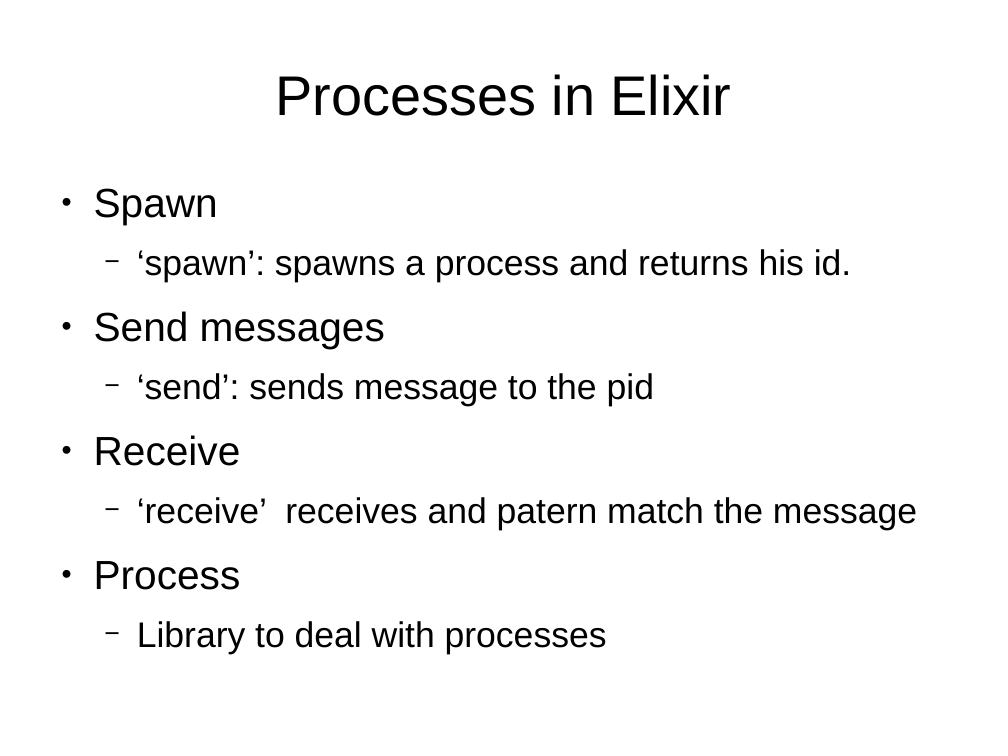
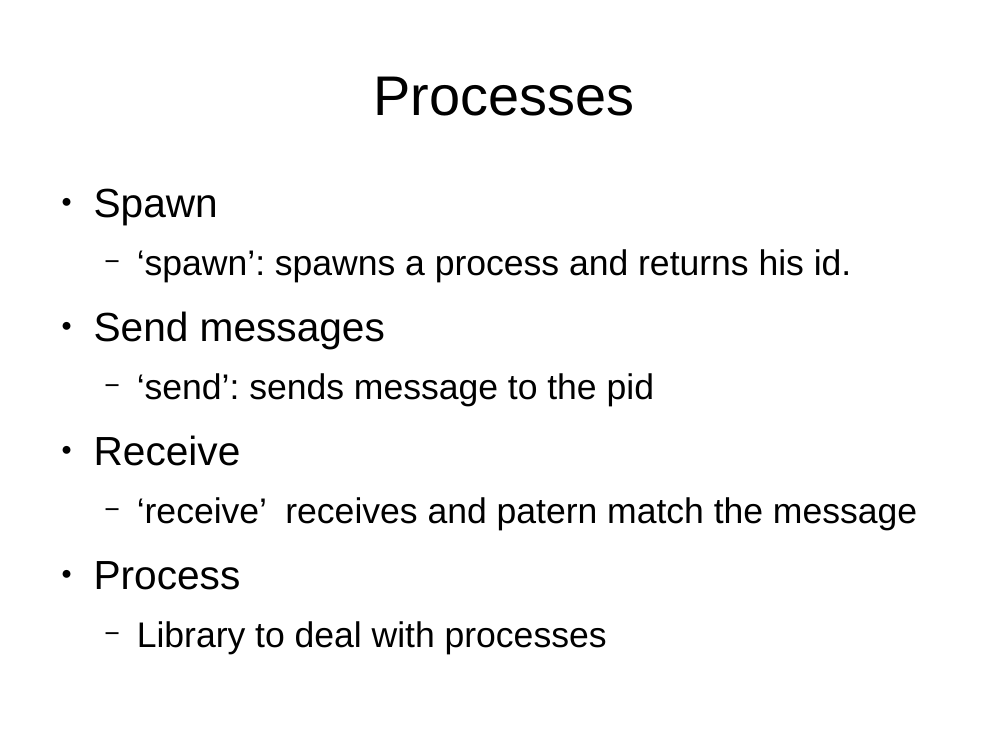
Before and after one commit to ramortegui/talks, a slide deck: slide 18 of concurrent-programming.odp (slide 19 before the commit). Drawn at 1008x756 pixels with LibreOffice and Linux fonts; fonts in the diff are those of the drawing. Boxes give left, top, right and bottom in pixels: in the first picture for what was removed or moved away, otherwise in the second. Text is boxed around its words. In the diff, an @@ line names an element or a change of style, - is before the commit and + after.

```diff
--- a/concurrent-programming.odp
+++ b/concurrent-programming.odp
@@ title at (373, 76, 634, 116): text changed @@
-Processes in Elixir
+Processes
```
Also in this commit, not shown: 7 other slides changed, 1 slide added, 3 slides removed, 6 other files.
